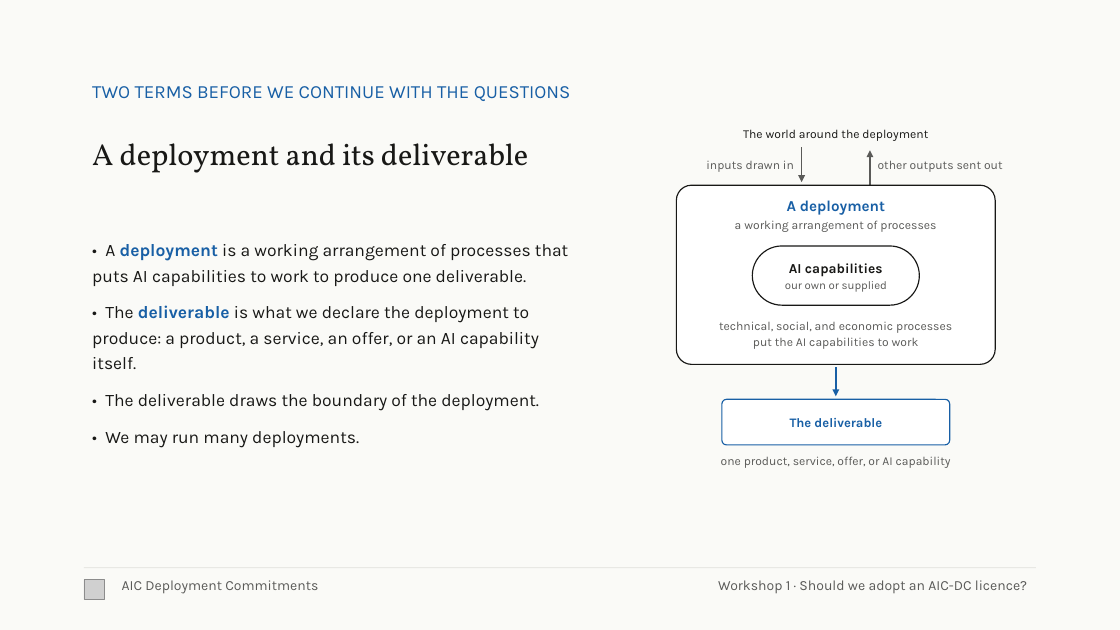
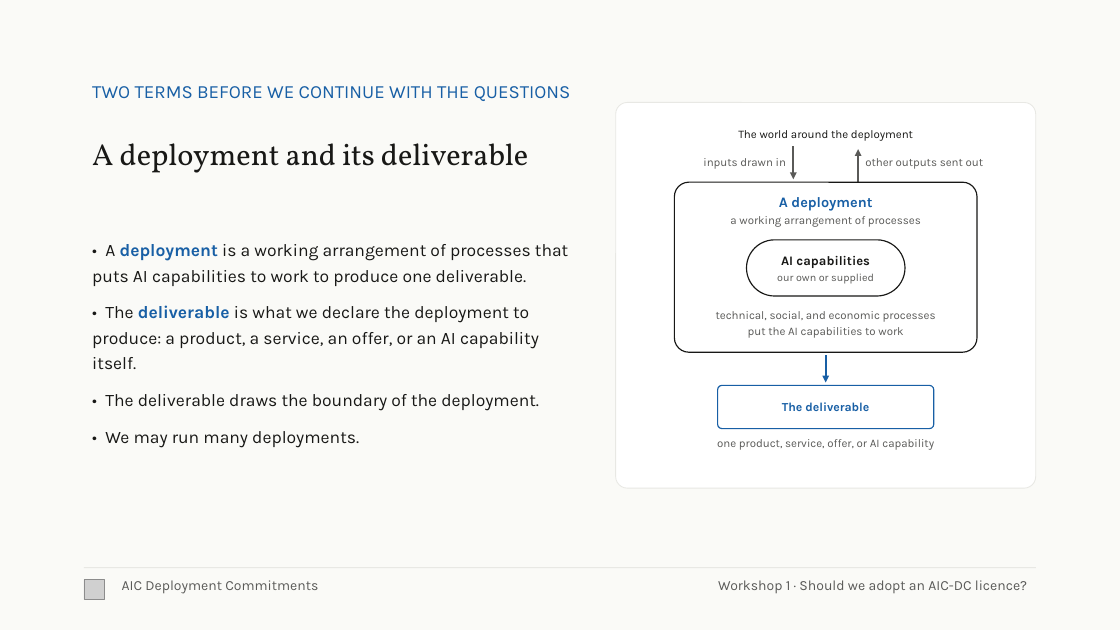
Before and after one commit to emlenartowicz/aic-dc-decks, a slide deck: slide 9 of chapter-5-1/chapter-5-1.pptx. Drawn at 1120x630 pixels with LibreOffice and Linux fonts; fonts in the diff are those of the drawing; grey boxes stand for pictures. Boxes give left, top, right and bottom in pixels: in the first picture for what was removed or moved away, otherwise in the second. Text is boxed around its words. In the diff, an @@ line names an element or a change of style, - is before the commit and + after.

```diff
--- a/chapter-5-1/chapter-5-1.pptx
+++ b/chapter-5-1/chapter-5-1.pptx
@@ rounded rectangle added at (x1=616, y1=103, x2=1036, y2=488), fill #FFFFFF, outline #E8E8E4 0.75 pt @@
@@ arrow moved from (802, 147) - (802, 182) to (793, 146) - (793, 179) @@
@@ arrow moved from (870, 186) - (870, 150) to (859, 182) - (859, 149) @@
@@ text "other outputs sent out" moved from (x1=878, y1=160, x2=1003, y2=172) to (x1=865, y1=158, x2=984, y2=169) @@
@@ rounded rectangle resized from (x1=676, y1=186, x2=996, y2=365) to (x1=675, y1=182, x2=977, y2=352) @@
@@ text "A deployment" at (x1=779, y1=197, x2=872, y2=211): size 13 to 12.3 pt @@
@@ text "AI capabilities" moved from (x1=789, y1=263, x2=883, y2=277) to (x1=781, y1=256, x2=870, y2=268) @@
@@ text "AI capabilities" at (x1=781, y1=256, x2=870, y2=268): size 11.7 to 11.1 pt @@
@@ rounded rectangle resized from (x1=753, y1=246, x2=920, y2=305) to (x1=747, y1=240, x2=906, y2=297) @@
@@ text "our own or supplied" moved from (x1=785, y1=281, x2=887, y2=292) to (x1=777, y1=273, x2=874, y2=284) @@
@@ text "our own or supplied" at (x1=777, y1=273, x2=874, y2=284): size 9.8 to 9.3 pt @@
@@ text "technical, social, and economic processes" moved from (x1=719, y1=321, x2=952, y2=333) to (x1=716, y1=311, x2=936, y2=322) @@
@@ text "put the AI capabilities to ..." moved from (x1=753, y1=337, x2=919, y2=349) to (x1=748, y1=327, x2=903, y2=338) @@
@@ arrow moved from (836, 367) - (836, 397) to (826, 355) - (826, 382) @@
@@ text "The deliverable" moved from (x1=790, y1=418, x2=882, y2=427) to (x1=782, y1=402, x2=869, y2=411) @@
@@ text "The deliverable" at (x1=782, y1=402, x2=869, y2=411): size 11.1 to 10.5 pt @@
@@ rounded rectangle resized from (x1=722, y1=399, x2=949, y2=444) to (x1=718, y1=386, x2=933, y2=429) @@
@@ size 10.4 to 9.9 pt in 7 elements at (x1=703, y1=158, x2=786, y2=169), (x1=738, y1=130, x2=913, y2=141), (x1=730, y1=216, x2=921, y2=227), (x1=865, y1=158, x2=984, y2=169), (x1=716, y1=311, x2=936, y2=322), (x1=748, y1=327, x2=903, y2=338), (x1=717, y1=439, x2=934, y2=450) @@
@@ text "one product, service, offer, or ..." moved from (x1=721, y1=456, x2=951, y2=468) to (x1=717, y1=439, x2=934, y2=450) @@
```
Also in this commit, not shown: 1 other slide changed, 3 other files.
